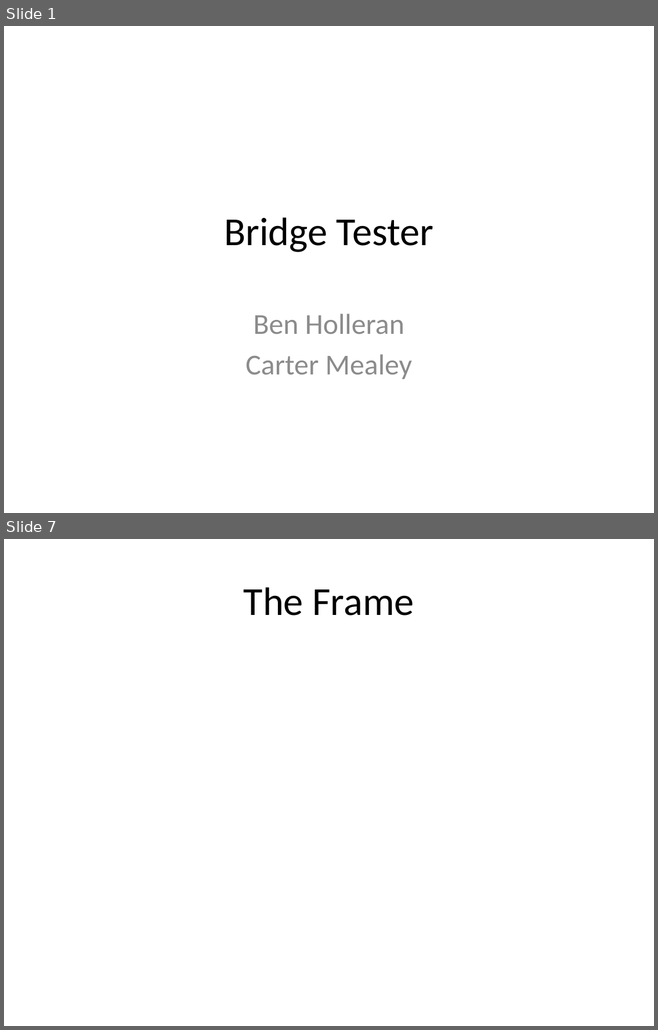
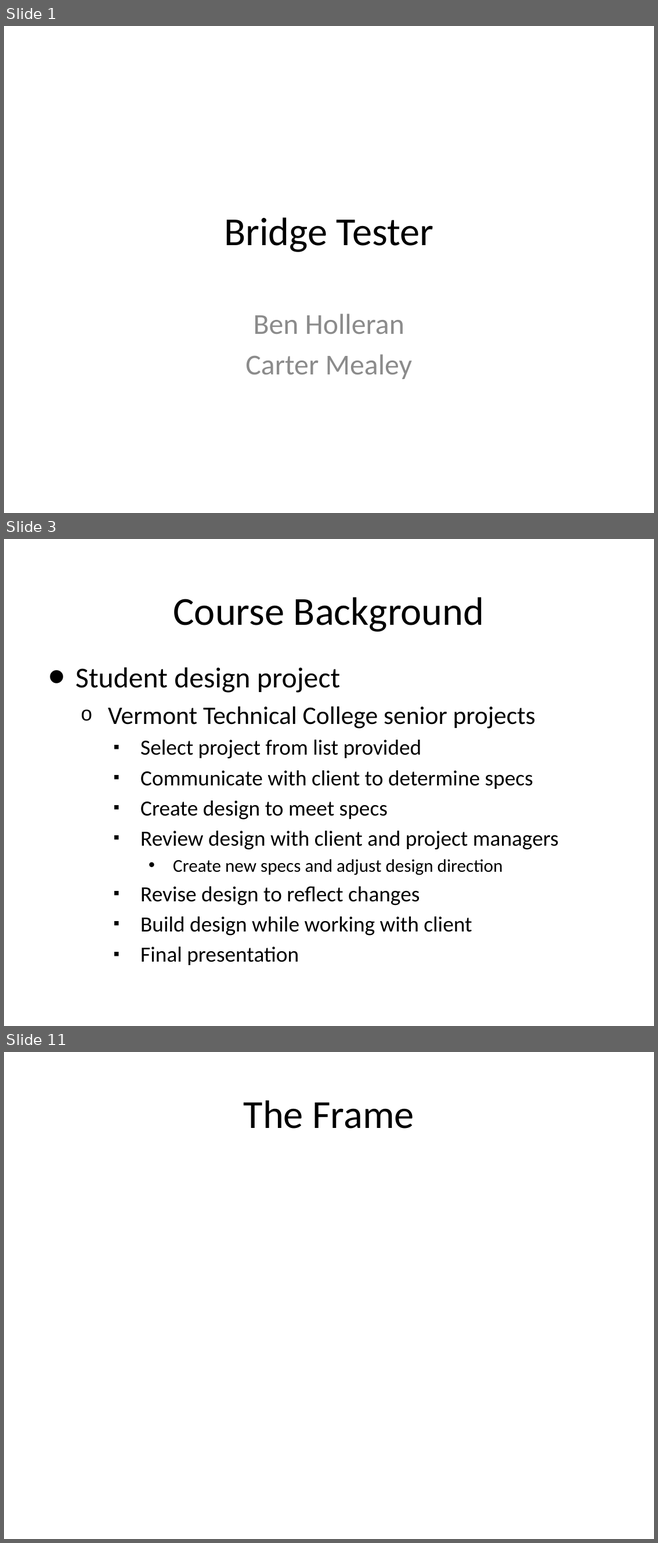
Before and after one commit to TheBengineer/Bridge-Tester, a slide deck: Presentations/February 10, 2014/Bridge Tester.pptx. Shown one above the other, each under a label of ours: slides 1 and 7 before the commit, slides 1, 3 and 11 after it; the slides between them are not shown. The pictures are 658x1030 and 658x1543 pixels, drawn with LibreOffice and Linux fonts; fonts in the diff are those of the drawing. Boxes give left, top, right and bottom in pixels: in the first picture for what was removed or moved away, otherwise in the second. Text is boxed around its words. In the diff, an @@ line names an element or a change of style, - is before the commit and + after.

```diff
--- a/Presentations/February 10, 2014/Bridge Tester.pptx
+++ b/Presentations/February 10, 2014/Bridge Tester.pptx
@@ slide 3 added at bbox=[4, 539, 654, 1026], background #FFFFFF @@
@@ title added at bbox=[173, 597, 484, 632], 44 pt, text #000000 @@
+Course Background
@@ text added at bbox=[75, 667, 558, 965], 24 pt, text #000000 @@
+• Student design project
+  o Vermont Technical College senior projects
+    ▪ Select project from list provided
+    ▪ Communicate with client to determine specs
+    ▪ Create design to meet specs
+    ▪ Review design with client and project managers
+      • Create new specs and adjust design direction
+    ▪ Revise design to reflect changes
+    ▪ Build design while working with client
+    ▪ Final presentation
@@ what was slide 7 is now slide 11 @@
```
Also in this commit, not shown: 1 slide changed, 7 other slides added, 4 slides removed, 1 other file.
